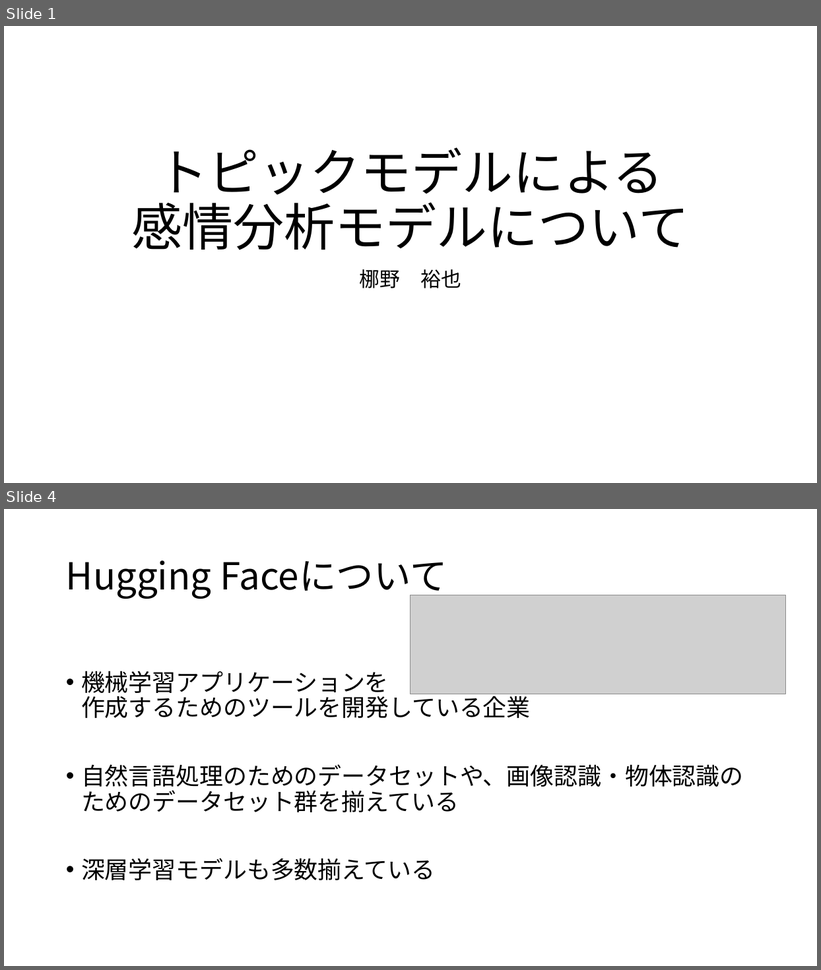
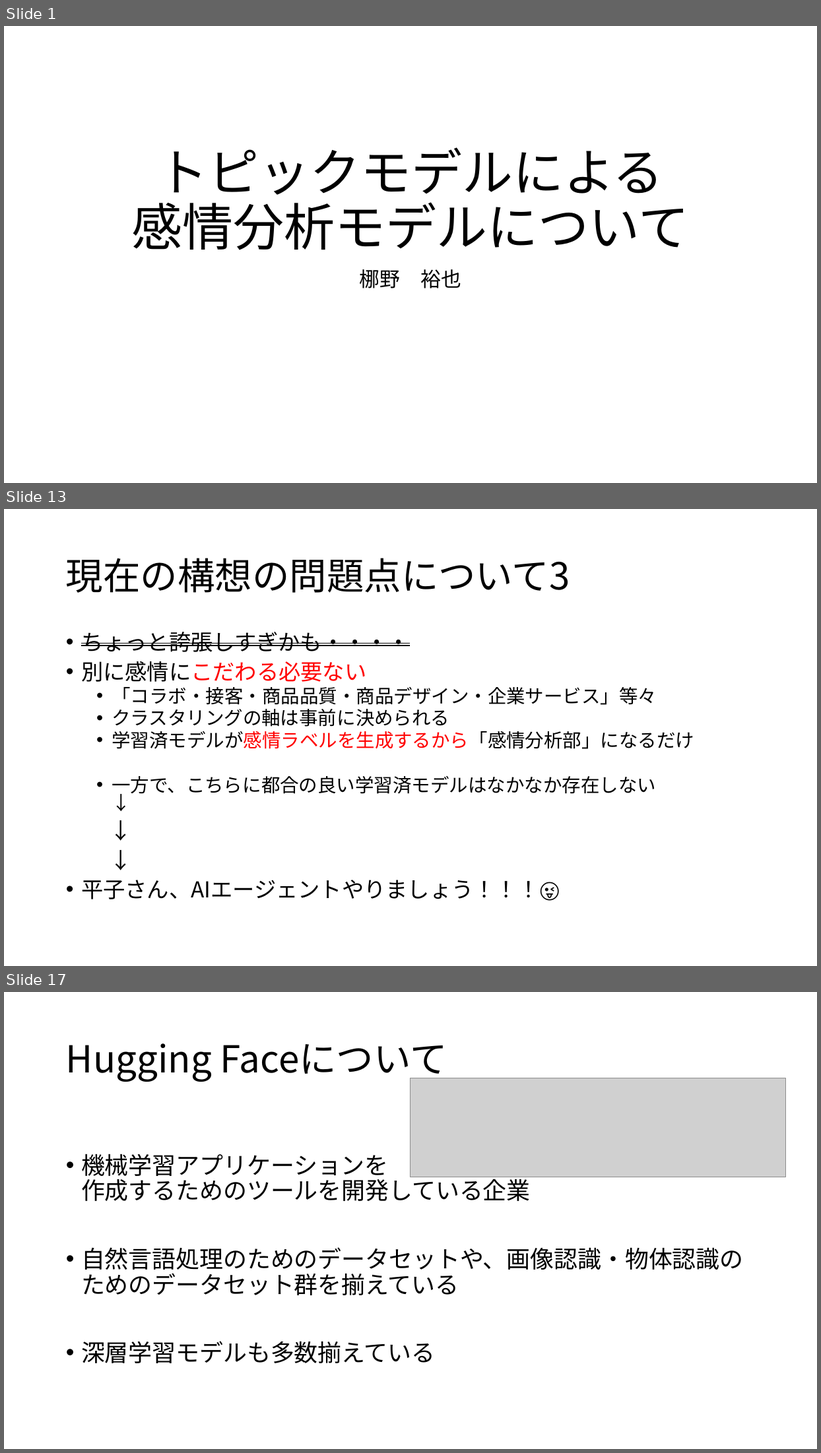
Before and after one commit to leggings8942/my_topic_model, a slide deck: 説明用資料.pptx. Shown one above the other, each under a label of ours: slides 1 and 4 before the commit, slides 1, 13 and 17 after it; the slides between them are not shown. The pictures are 821x970 and 821x1453 pixels, drawn with LibreOffice and Linux fonts; fonts in the diff are those of the drawing; grey boxes stand for pictures. Boxes give left, top, right and bottom in pixels: in the first picture for what was removed or moved away, otherwise in the second. Text is boxed around its words. In the diff, an @@ line names an element or a change of style, - is before the commit and + after.

```diff
--- a/説明用資料.pptx
+++ b/説明用資料.pptx
@@ slide 13 added at [4, 509, 817, 966], background #FFFFFF @@
@@ title added at [66, 558, 570, 593], 44 pt, text #000000 @@
+現在の構想の問題点について3
@@ text added at [81, 632, 694, 901], 22.2 pt, text #000000 @@
+• ちょっと誇張しすぎかも・・・・
+• 別に感情にこだわる必要ない
+  • 「コラボ・接客・商品品質・商品デザイン・企業サービス」等々
+  • クラスタリングの軸は事前に決められる
+  • 学習済モデルが感情ラベルを生成するから「感情分析部」になるだけ
+  • 一方で、こちらに都合の良い学習済モデルはなかなか存在しない
+    ↓
+↓
+↓
+• 平子さん、AIエージェントやりましょう！！！😜
@@ what was slide 4 is now slide 17 @@
```
Also in this commit, not shown: 3 slides changed, 18 other slides added.
